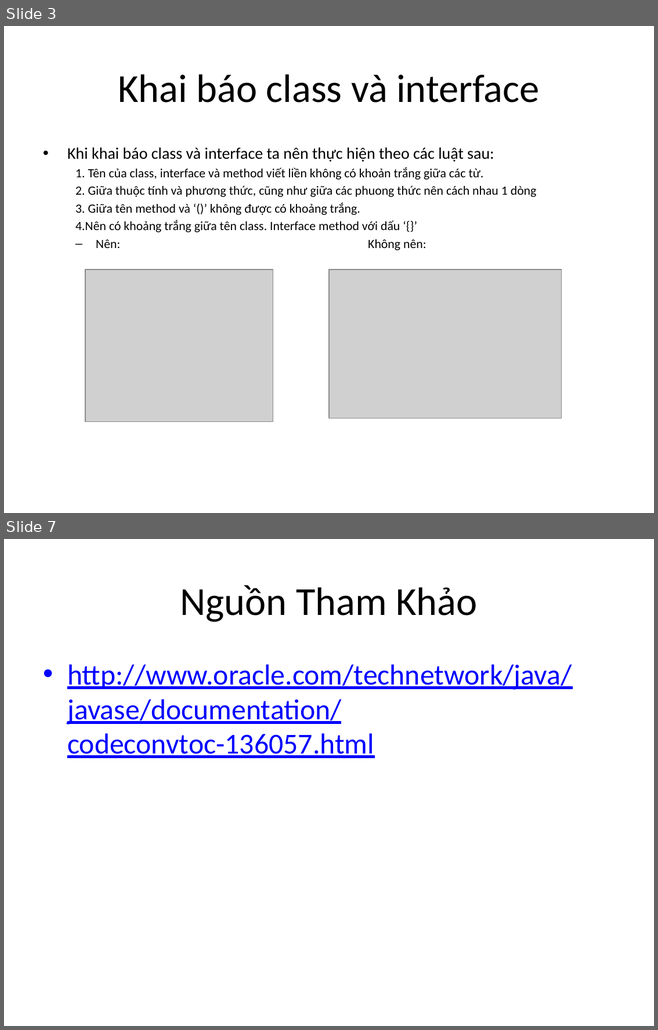
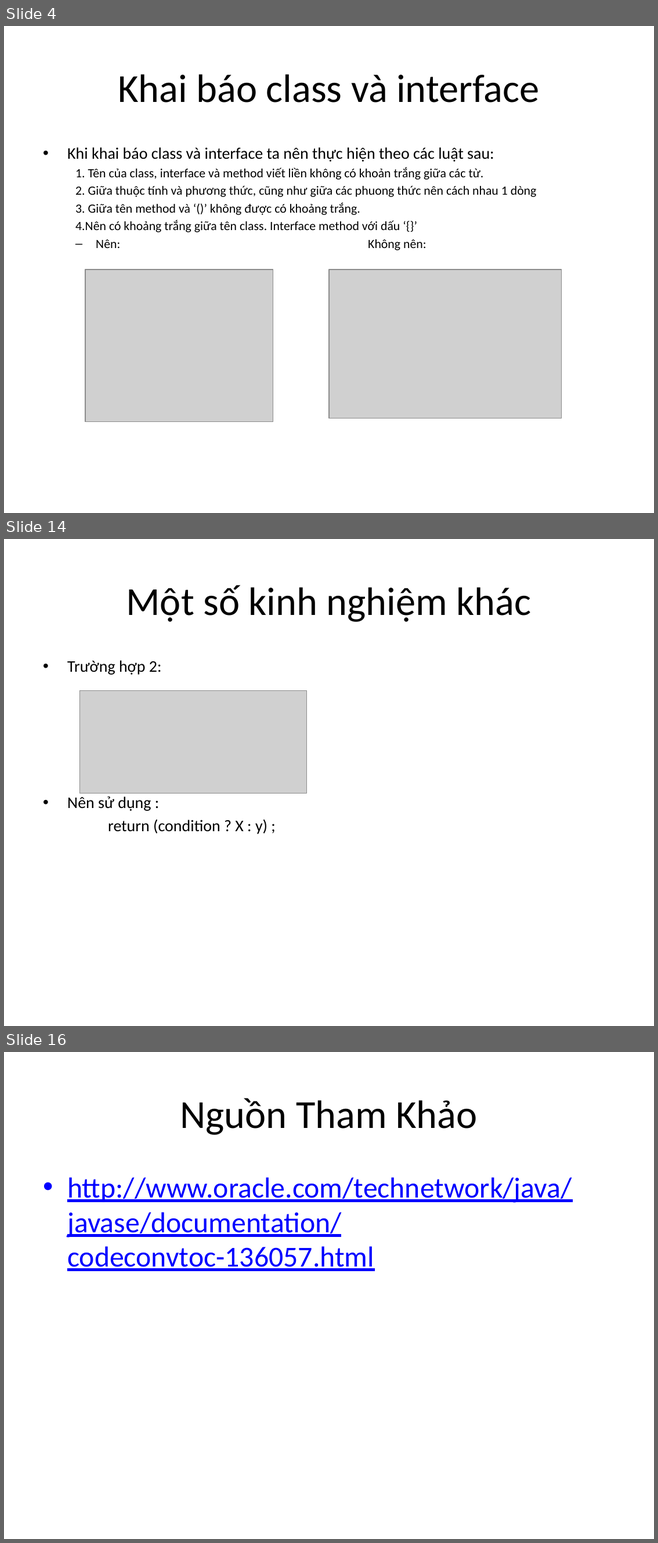
Before and after one commit to ToTranMinhNhut/Java-SE8-Fundamentals, a slide deck: programing style.pptx. Shown one above the other, each under a label of ours: slides 3 and 7 before the commit, slides 4, 14 and 16 after it; the slides between them are not shown. The pictures are 658x1030 and 658x1543 pixels, drawn with LibreOffice and Linux fonts; fonts in the diff are those of the drawing; grey boxes stand for pictures. Boxes give left, top, right and bottom in pixels: in the first picture for what was removed or moved away, otherwise in the second. Text is boxed around its words. In the diff, an @@ line names an element or a change of style, - is before the commit and + after.

```diff
--- a/programing style.pptx
+++ b/programing style.pptx
@@ slide 14 added at bbox=[4, 539, 654, 1026], background #FFFFFF @@
@@ title added at bbox=[126, 585, 531, 622], 44 pt, text #000000 @@
+Một số kinh nghiệm khác
@@ text added at bbox=[67, 660, 267, 834], 18 pt, text #000000 @@
+• Trường hợp 2:
+• Nên sử dụng :
+return (condition ? X : y) ;
@@ picture added at bbox=[80, 690, 307, 793] @@
@@ what was slide 3 is now slide 4 @@
@@ what was slide 7 is now slide 16 @@
```
Also in this commit, not shown: 3 slides changed, 8 other slides added.
